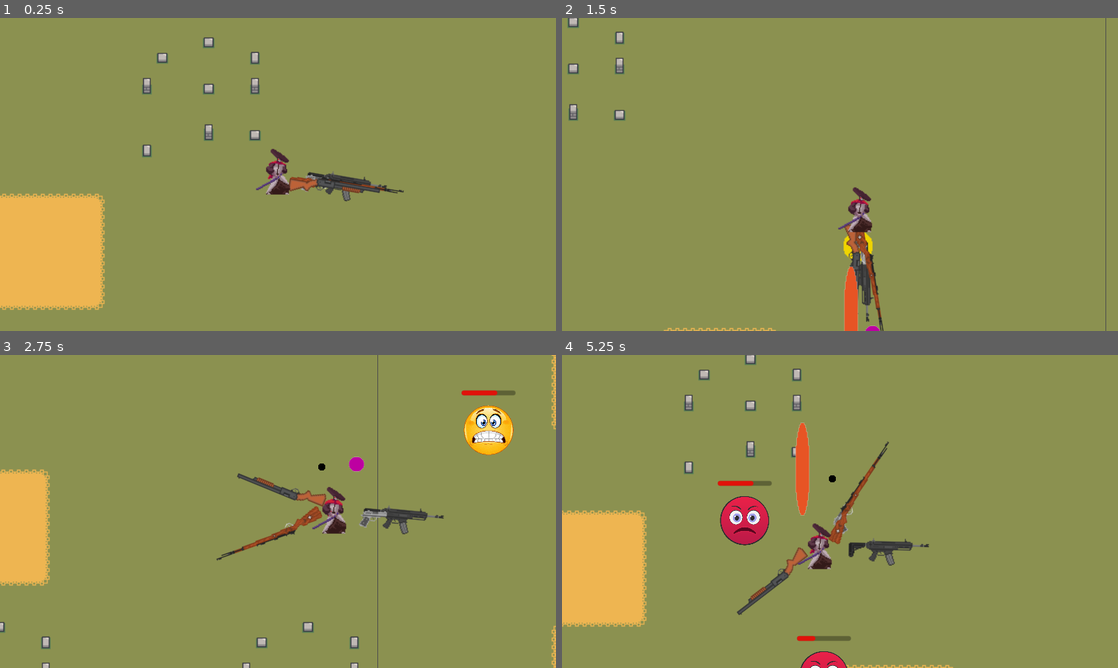
Above: before the commit, frames 1-4 (two rows, left to right).
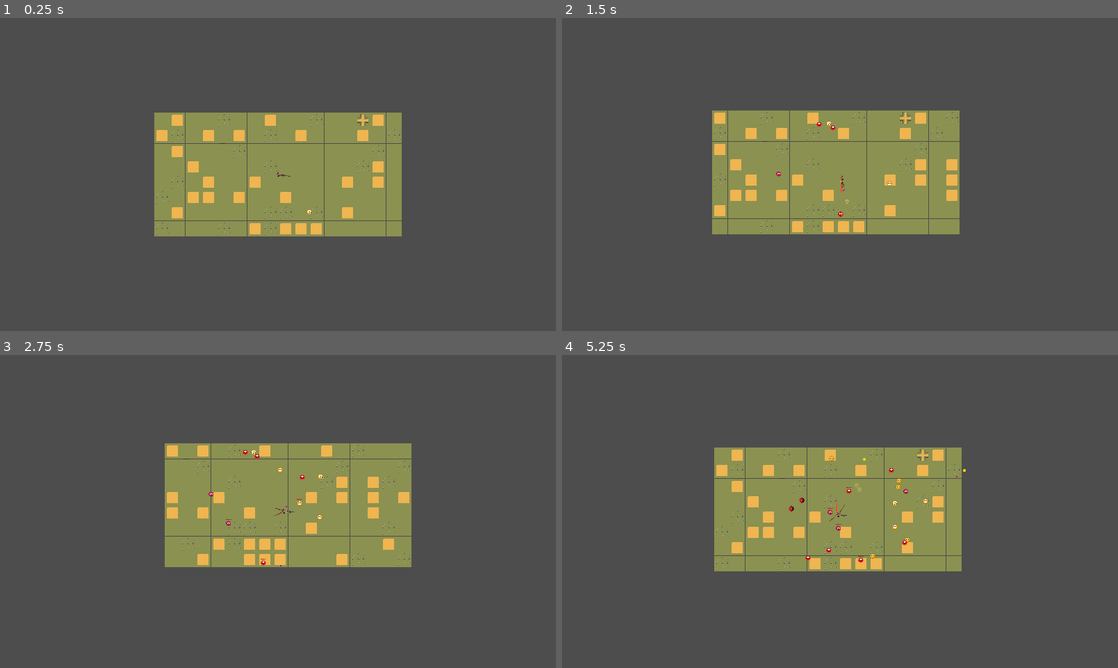
Above: after the commit, the same moments.

Repository: NemoDacremont/vampire_le_survivant
Game: Godot game, scene res://src/maps/first_map/map.tscn
Two runs of this game, one before a commit and one after it. Both use one fixed random seed, a clock stepped at 60 frames per second and the inputs below.
Inputs:
- Up to frame 1 (0.25 s): no input
- Up to frame 2 (1.5 s): hold D (move_right) 0.53-1.28 s; tap K (fireball) at 0.6, 1.35 s; hold S (move_down) from 1.28 s (still down)
- Up to frame 3 (2.75 s): release S (move_down) at 2.03 s; hold D (move_right) from 2.03 s (still down); tap K (fireball) at 2.1 s
- Up to frame 4 (5.25 s): release D (move_right) at 2.78 s; hold W (move_up) 2.78-3.53 s; tap K (fireball) every 0.75 s from 2.85 to 5.1 s; hold A (move_left) 3.53-5.03 s; hold S (move_down) from 5.03 s (still down)

The runs differ from the first frame. In frame 1, 86% of the frame differs, in the area x 0-100%, y 0-100%; in frame 2, 85%; in frame 3, 86%; in frame 4, 87%.

Commit message:
Fix background init

Diff:
--- a/src/maps/background.gd
+++ b/src/maps/background.gd
@@ -11,7 +11,7 @@
 var width: int = 16
 var height: int = 8
 
-var origin: Vector2
+var _origin: Vector2
 var player_old_pos: Vector2i = Vector2i.ZERO
 var player_cur_pos: Vector2i = Vector2i.ZERO
 
@@ -23,19 +23,16 @@
 
 func init(init_center_position: Vector2):
 	# blocks_node.init()
+	maps = blocks_node.get_tilemaps()
 
-	_center_position = init_center_position
-	origin = init_center_position - (height / 2.0) * Vector2.UP - (width / 2.0) * Vector2.RIGHT
+	player_cur_pos = Vector2i(init_center_position / tile_width)
 
 	# noise = FastNoiseLite.new()
 	noise.seed = randi();
 	noise.frequency = 999
 
 
-	maps = blocks_node.get_tilemaps()
-
-
-	load_all_chunks()
+	load_all_chunks(player_cur_pos)
 
 
 
@@ -48,13 +45,14 @@
 	tilemaps_node.add_child(tilemap)
 
 
-func load_all_chunks():
+func load_all_chunks(origin: Vector2i):
 	for chunk in tilemaps_node.get_children():
+		print("FREE")
 		chunk.queue_free()
 
 	for x in range(width):
 		for y in range(height):
-			load_chunk(Vector2i(x - width / 2, y - height / 2))
+			load_chunk(origin + Vector2i(x - width / 2, y - height / 2))
 
 
 func update_chunks(diff: Vector2i) -> void:
@@ -65,7 +63,7 @@
 	for chunk in chunks:
 		pos = Vector2i(chunk.position.x / tile_width, chunk.position.y / tile_height)
 
-		if diff.x > 0 && pos.x - player_cur_pos.x - width / 2 == diff.x:
+		if diff.x > 0 && pos.x - player_cur_pos.x - width / 2 + 1 == diff.x:
 			chunk.queue_free()
 
 		elif diff.x < 0 && player_cur_pos.x - pos.x - width / 2 - 2 == diff.x:
@@ -74,7 +72,7 @@
 		if diff.y < 0 && player_cur_pos.y - pos.y - height / 2 - 2 == diff.y:
 			chunk.queue_free()
 
-		elif diff.y > 0 && pos.y - player_cur_pos.y - height / 2 == diff.y:
+		elif diff.y > 0 && pos.y - player_cur_pos.y - height / 2 + 1 == diff.y:
 			chunk.queue_free()
 
 
@@ -104,13 +102,6 @@
 func _process(_delta):
 	player_cur_pos = round(Context.get_player_position() / tile_width)
 
-	if Input.is_action_just_pressed("fireball"):
-		load_all_chunks()
-		print(player_cur_pos)
-		print(noise.seed)
-		print(noise.frequency)
-		print(noise.get_noise_2d(1, 0))
-		print(noise.get_noise_2d(1, 0))
 
 	if (player_cur_pos != player_old_pos):
 		var diff = player_old_pos - player_cur_pos
--- a/src/maps/blocks_map/blocks_map.gd
+++ b/src/maps/blocks_map/blocks_map.gd
@@ -58,7 +58,6 @@
 
 # 0 <= n <= 1; randomly generated number
 func get_tilemap(n: float) -> Resource:
-	print("GET TILEMAP: ", n)
 	for i in range(len(probas)):
 		if n <= probas[i]:
 			return tilemaps[i]
--- a/src/maps/first_map/map.gd
+++ b/src/maps/first_map/map.gd
@@ -27,8 +27,7 @@
 	set_up_player()
 	set_up_enemies()
 
-	$Background.init(_player.position)
-	print(get_player_position())
+	$Background.call_deferred("init", get_player_position())
 	$Timers/SpawnEnemyTimer.wait_time = spawn_rate
 	$Timers/SpawnEnemyTimer.start()
 
--- a/src/maps/first_map/map.tscn
+++ b/src/maps/first_map/map.tscn
@@ -12,7 +12,7 @@
 [node name="Background" parent="." instance=ExtResource("4_pxwlf")]
 
 [node name="Camera" type="Camera2D" parent="."]
-zoom = Vector2(2, 2)
+zoom = Vector2(0.2, 0.2)
 position_smoothing_enabled = true
 script = ExtResource("2_ayhjx")
 
